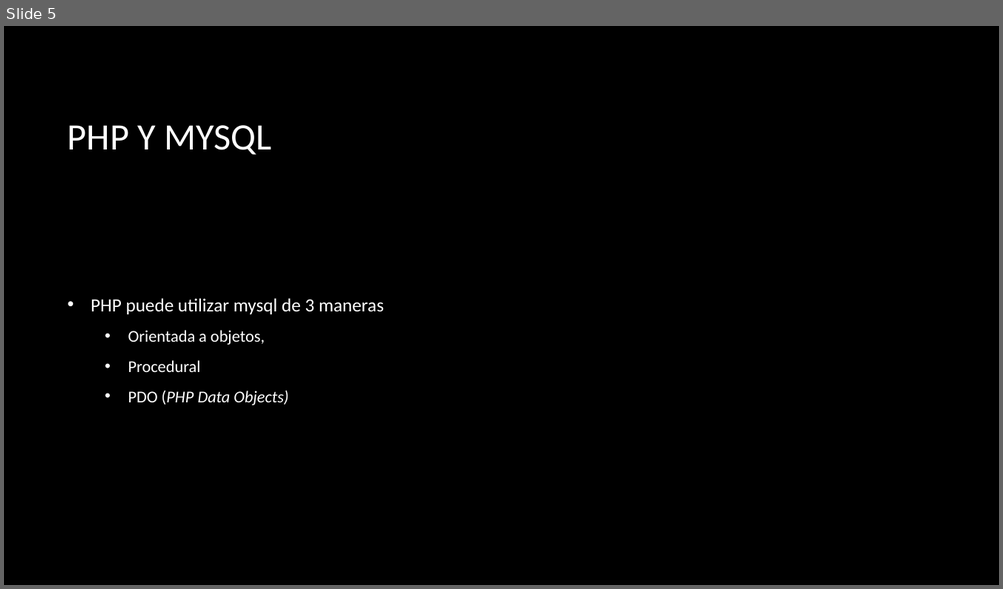
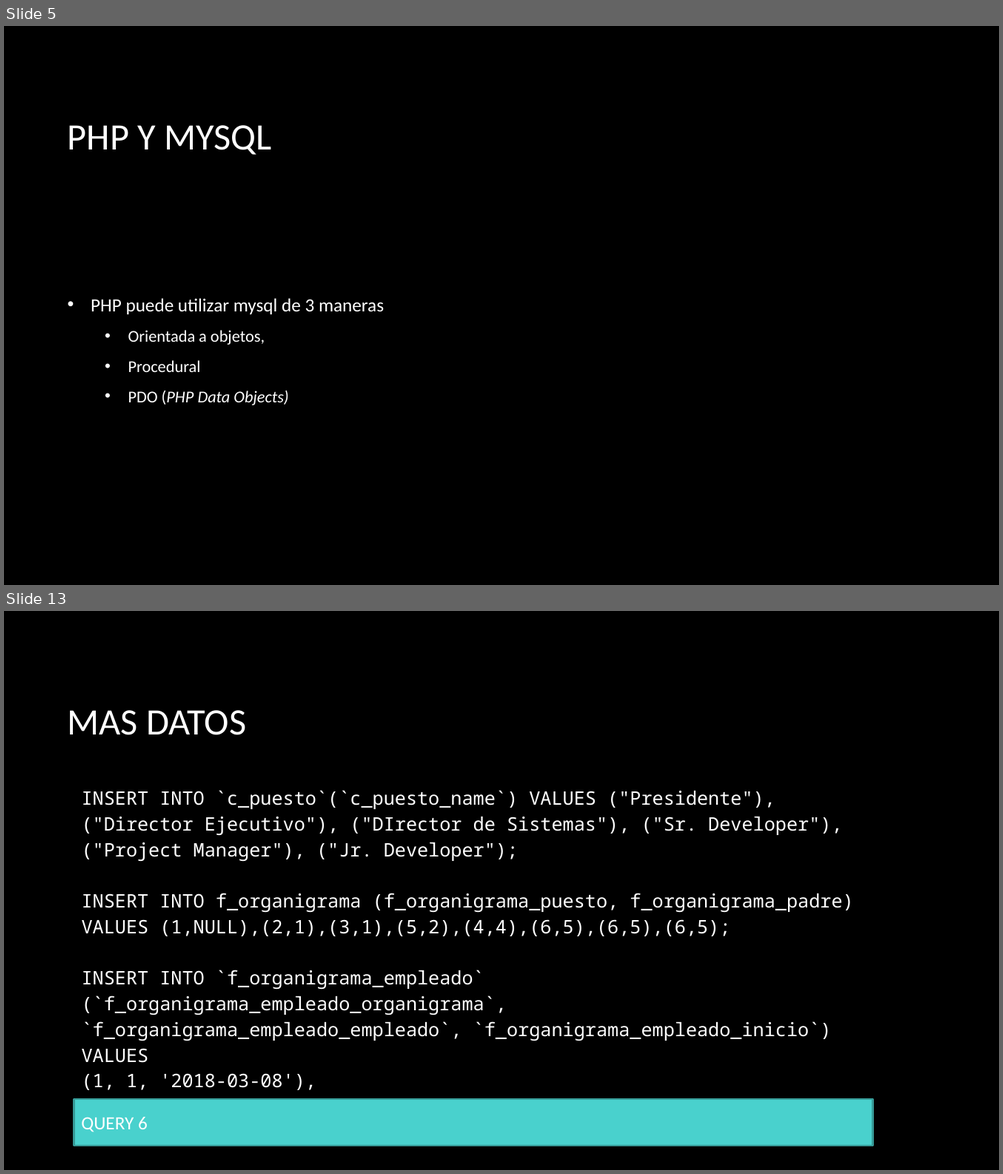
Before and after one commit to erikfer94/fromNoobToMaster, a slide deck: presentaciones/clase_2.pptx. Shown one above the other, each under a label of ours: slide 5 before the commit, slides 5 and 13 after it; the slides between them are not shown. The pictures are 1003x589 and 1003x1174 pixels, drawn with LibreOffice and Linux fonts; fonts in the diff are those of the drawing; background and template pictures are left out. Boxes give left, top, right and bottom in pixels: in the first picture for what was removed or moved away, otherwise in the second. Text is boxed around its words. In the diff, an @@ line names an element or a change of style, - is before the commit and + after.

```diff
--- a/presentaciones/clase_2.pptx
+++ b/presentaciones/clase_2.pptx
@@ slide 13 added at box(4, 611, 999, 1170), background picture (left out) @@
@@ title added at box(68, 710, 246, 735), 36 pt, text #FFFFFF @@
+MAS DATOS
@@ rectangle added at box(74, 780, 874, 1097), fill #000000, 18 pt, text #FFFFFF @@
+INSERT INTO `c_puesto`(`c_puesto_name`) VALUES ("Presidente"), ("Director Ejecutivo"), ("DIrector de Sistemas"), ("Sr. Developer"), ("Project Manager"), ("Jr. Developer");
+INSERT INTO f_organigrama (f_organigrama_puesto, f_organigrama_padre) VALUES (1,NULL),(2,1),(3,1),(5,2),(4,4),(6,5),(6,5),(6,5);
+INSERT INTO `f_organigrama_empleado` (`f_organigrama_empleado_organigrama`, `f_organigrama_empleado_empleado`, `f_organigrama_empleado_inicio`) VALUES
+(1, 1, '2018-03-08'),
+(2, 3, '2018-03-08'),
+(4, 2, '2018-03-08');
@@ rectangle added at box(74, 1099, 874, 1146), fill #49D1CD, outline #369B98 1.5 pt, 18 pt, text #FFFFFF @@
+QUERY 6
```
Also in this commit, not shown: 3 slides changed, 19 other slides added, 8 other files.
